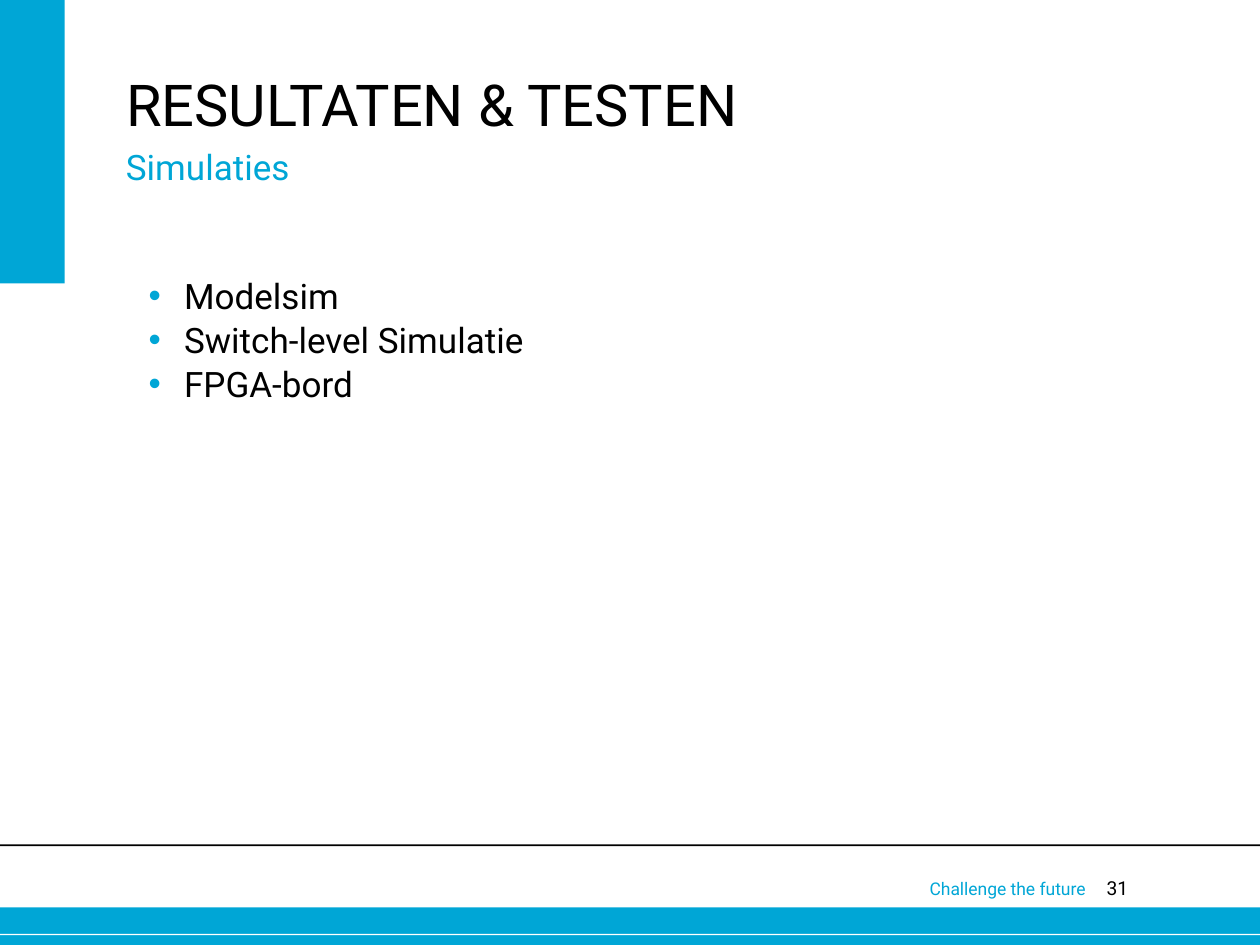
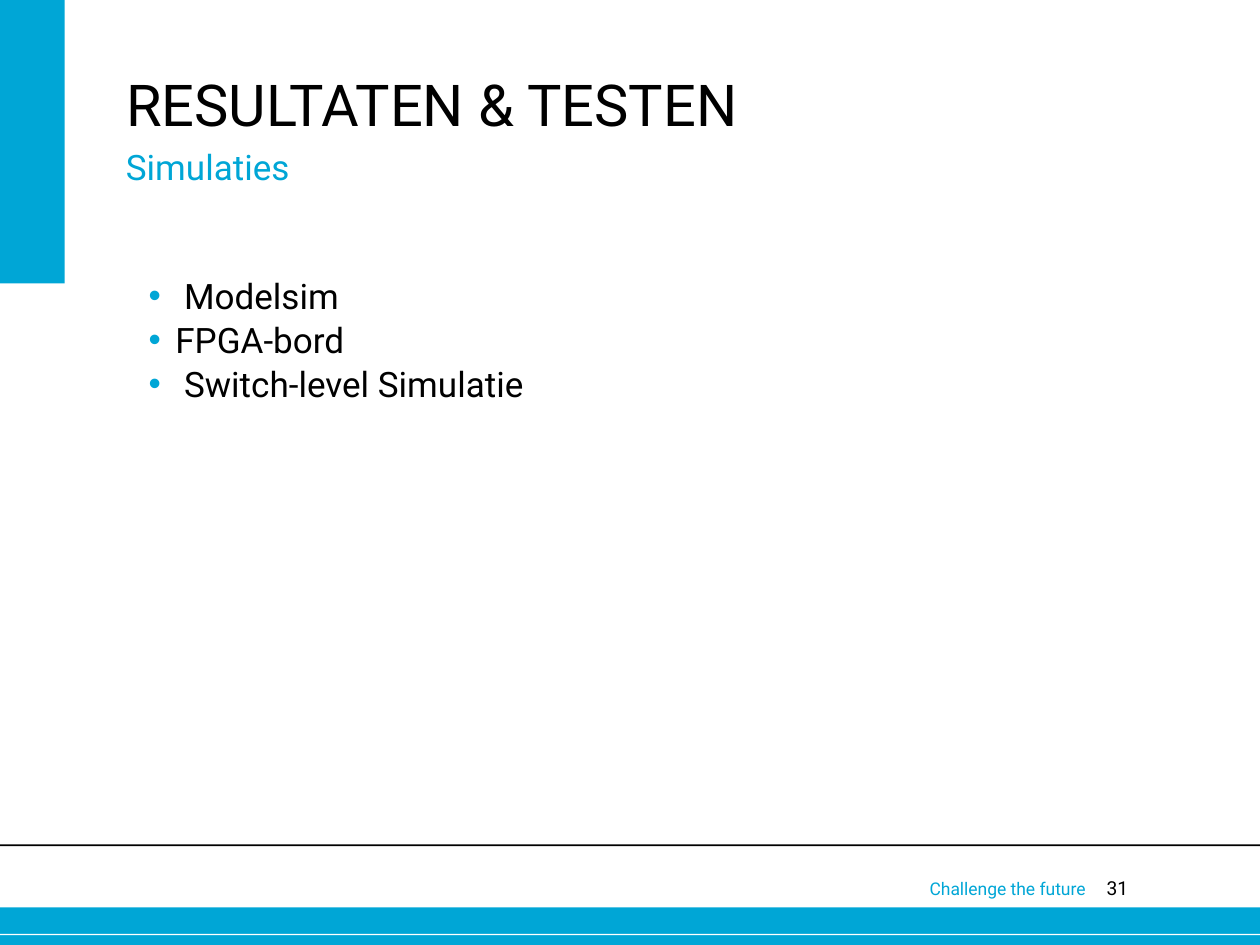
Before and after one commit to Alex-Oudsen/EPO-3, a slide deck: slide 31 of Presentatie/Presentatie groep A1.pptx. Drawn at 1260x945 pixels with LibreOffice and Linux fonts; fonts in the diff are those of the drawing; background and template pictures are left out. Boxes give left, top, right and bottom in pixels: in the first picture for what was removed or moved away, otherwise in the second. Text is boxed around its words. In the diff, an @@ line names an element or a change of style, - is before the commit and + after.

Commit message:
puntjes omgedraaid, nu echt zeker wel af

```diff
--- a/Presentatie/Presentatie groep A1.pptx
+++ b/Presentatie/Presentatie groep A1.pptx
@@ text at (175, 326, 344, 354): paragraph added @@
+• FPGA-bord
@@ text at (184, 370, 353, 398): paragraph removed @@
-• FPGA-bord
```
